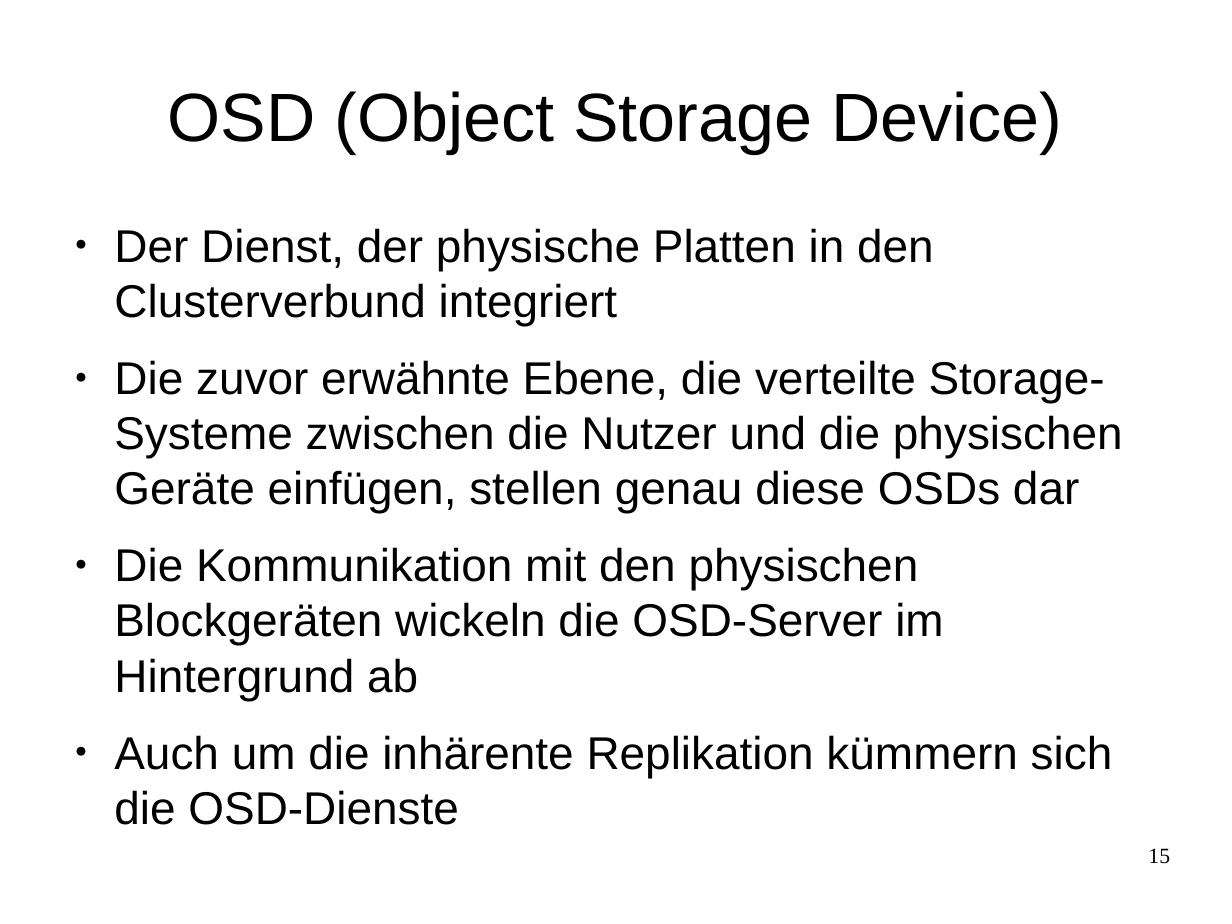
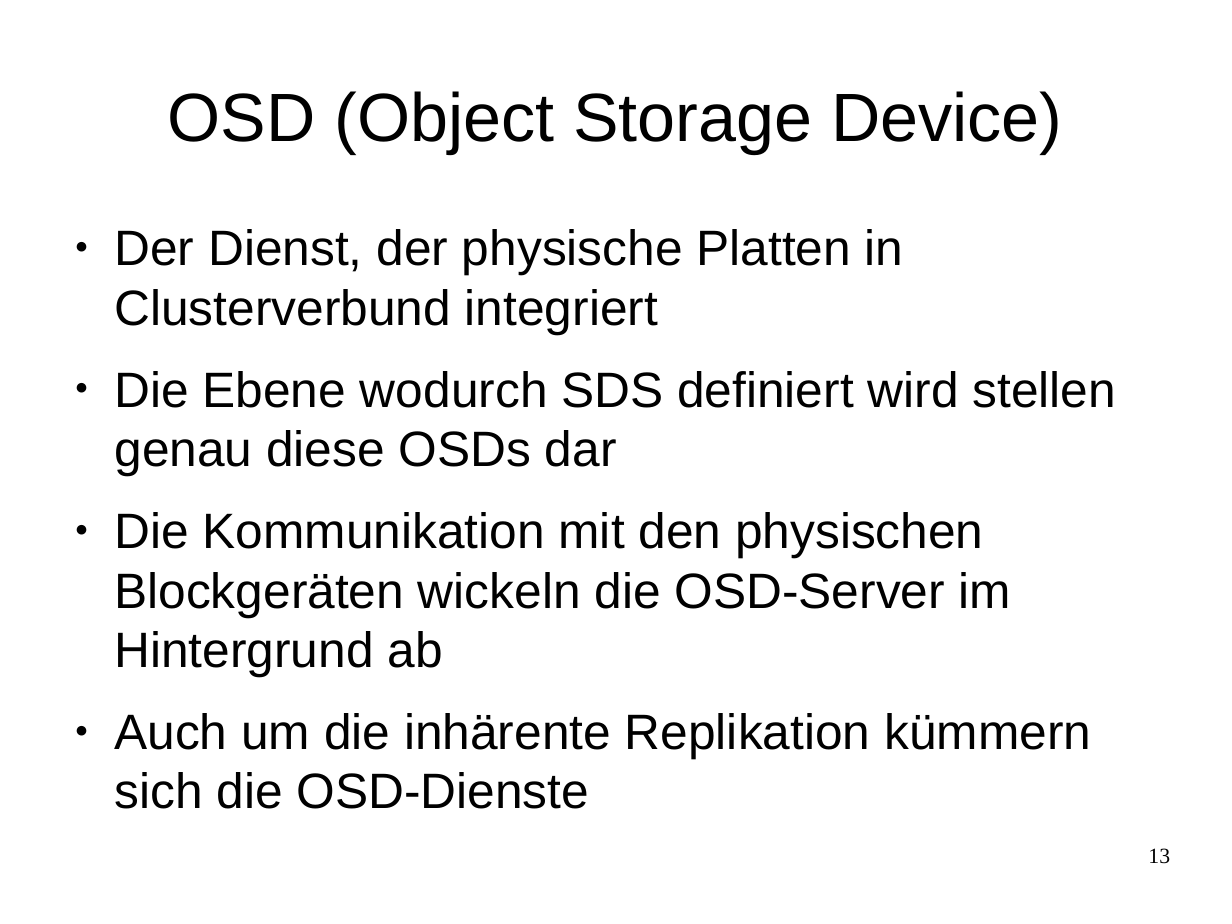
Before and after one commit to celentanos/inora, a slide deck: slide 13 of inora_vortrag_M.odp (slide 15 before the commit). Drawn at 1232x924 pixels with LibreOffice and Linux fonts; fonts in the diff are those of the drawing. Boxes give left, top, right and bottom in pixels: in the first picture for what was removed or moved away, otherwise in the second. Text is boxed around its words. In the diff, an @@ line names an element or a change of style, - is before the commit and + after.

```diff
--- a/inora_vortrag_M.odp
+++ b/inora_vortrag_M.odp
@@ text at bbox=[114, 229, 1116, 476]: text changed; size 29.6 to 32 pt @@
-● Der Dienst, der physische Platten in den Clusterverbund integriert
-● Die zuvor erwähnte Ebene, die verteilte Storage-Systeme zwischen die Nutzer und die physischen Geräte einfügen, stellen genau diese OSDs dar
+● Der Dienst, der physische Platten in Clusterverbund integriert
+● Die Ebene wodurch SDS definiert wird stellen genau diese OSDs dar
@@ text at bbox=[114, 512, 1091, 758]: size 29.6 to 32 pt in "Die Kommunikation mit den physischen Blockgeräten wickeln ...", "Auch um die inhärente Replikation kümmern sich ..." @@
@@ page number at bbox=[1148, 848, 1170, 864]: text changed @@
-15
+13
```
Also in this commit, not shown: 7 other slides changed, 6 slides added, 9 slides removed, 3 other files.
